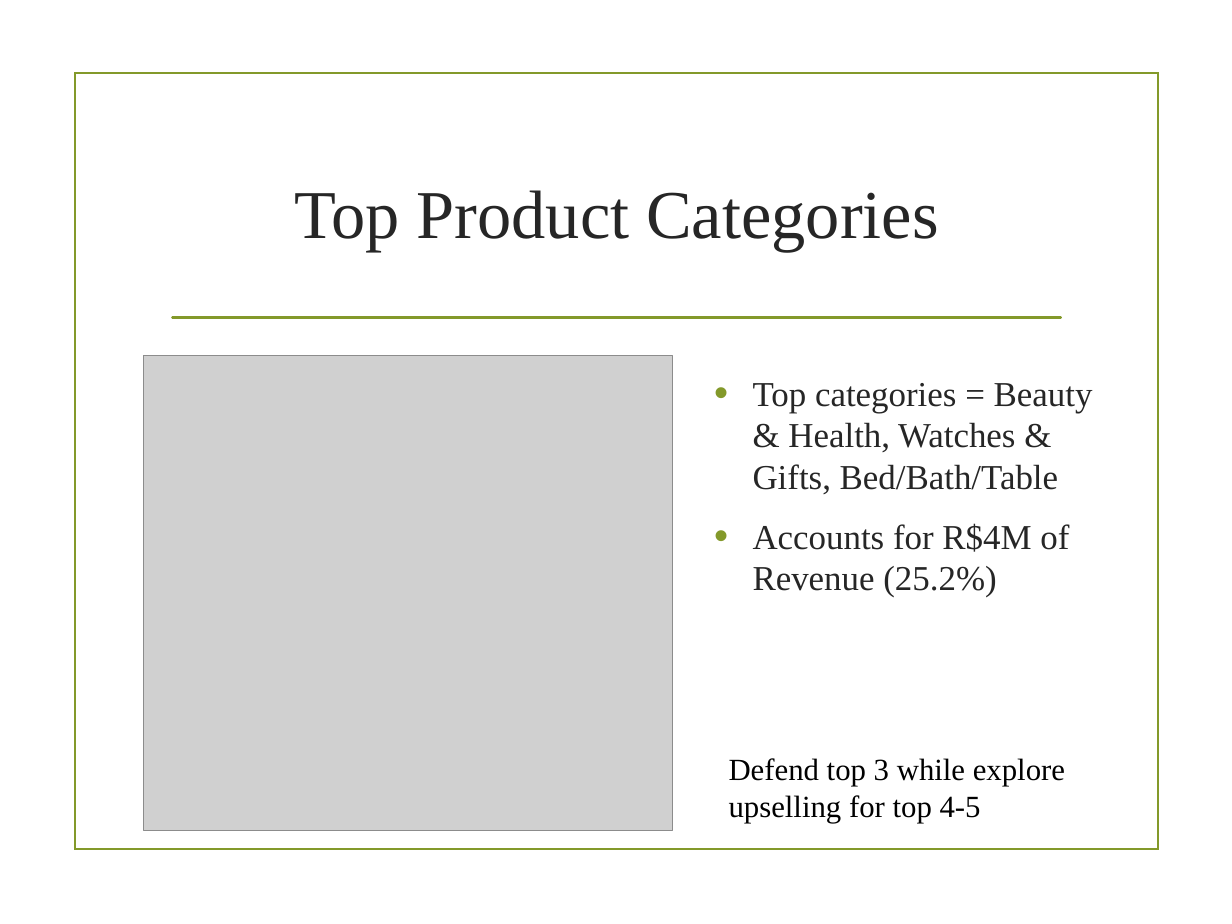
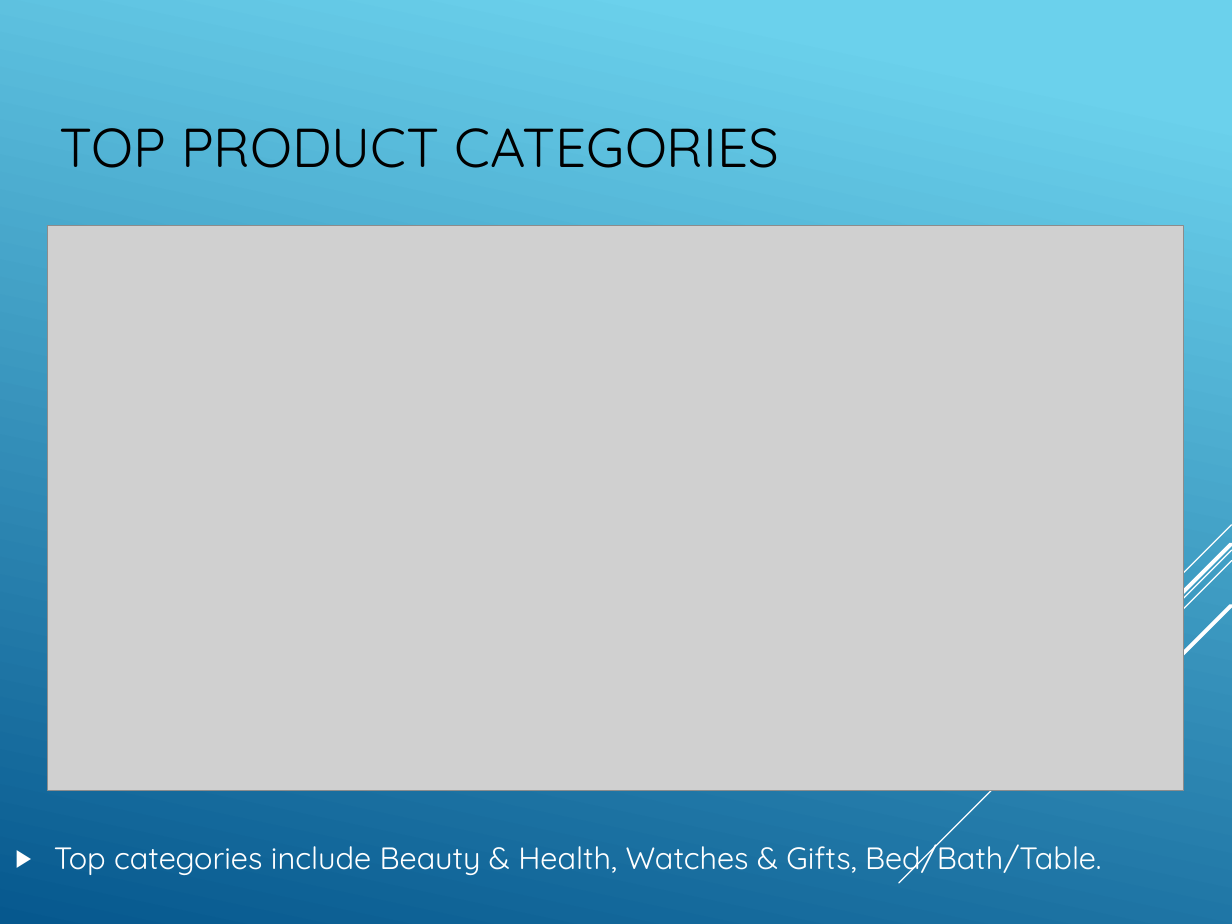
Before and after one commit to weihg27/ecommerce-project, a slide deck: slide 12 of slices/Olist_Ecommerce_Project_Presentation.pptx (slide 6 before the commit). Drawn at 1232x924 pixels with LibreOffice and Linux fonts; fonts in the diff are those of the drawing; grey boxes stand for pictures; background and template pictures are left out. Boxes give left, top, right and bottom in pixels: in the first picture for what was removed or moved away, otherwise in the second. Text is boxed around its words. In the diff, an @@ line names an element or a change of style, - is before the commit and + after.

```diff
--- a/slices/Olist_Ecommerce_Project_Presentation.pptx
+++ b/slices/Olist_Ecommerce_Project_Presentation.pptx
@@ background picture (left out) to gradient #6ED2EB to #06588E @@
@@ rectangle removed at (75,73,1158,849) @@
@@ title at (60,128,779,168): text changed; size 40 to 32 pt; font Times New Roman to Quicksand; text colour #262626 to #000000 @@
-Top Product Categories
+TOP PRODUCT CATEGORIES
@@ picture: place and size @@
-picture at (144,356,673,830)
+picture at (48,225,1184,791)
@@ line removed from (172, 318) to (1061, 318) @@
@@ group added at (899,525,1232,883): 5 lines @@
@@ text removed at (729,758,1065,823) @@
-Defend top 3 while explore upselling for top 4-5
@@ text "Top categories include Beauty & ..." at (54,837,1101,878): vertical alignment top to middle @@
@@ text at (54,837,1101,878): text changed; size 20.4 to 18 pt; font Times New Roman to Quicksand; text colour #262626 to #FFFFFF @@
-• Top categories = Beauty & Health, Watches & Gifts, Bed/Bath/Table
-• Accounts for R$4M of Revenue (25.2%)
+▶ Top categories include Beauty & Health, Watches & Gifts, Bed/Bath/Table.
```
Also in this commit, not shown: 6 other slides changed, 8 slides added, 2 slides removed, 1 other file.
